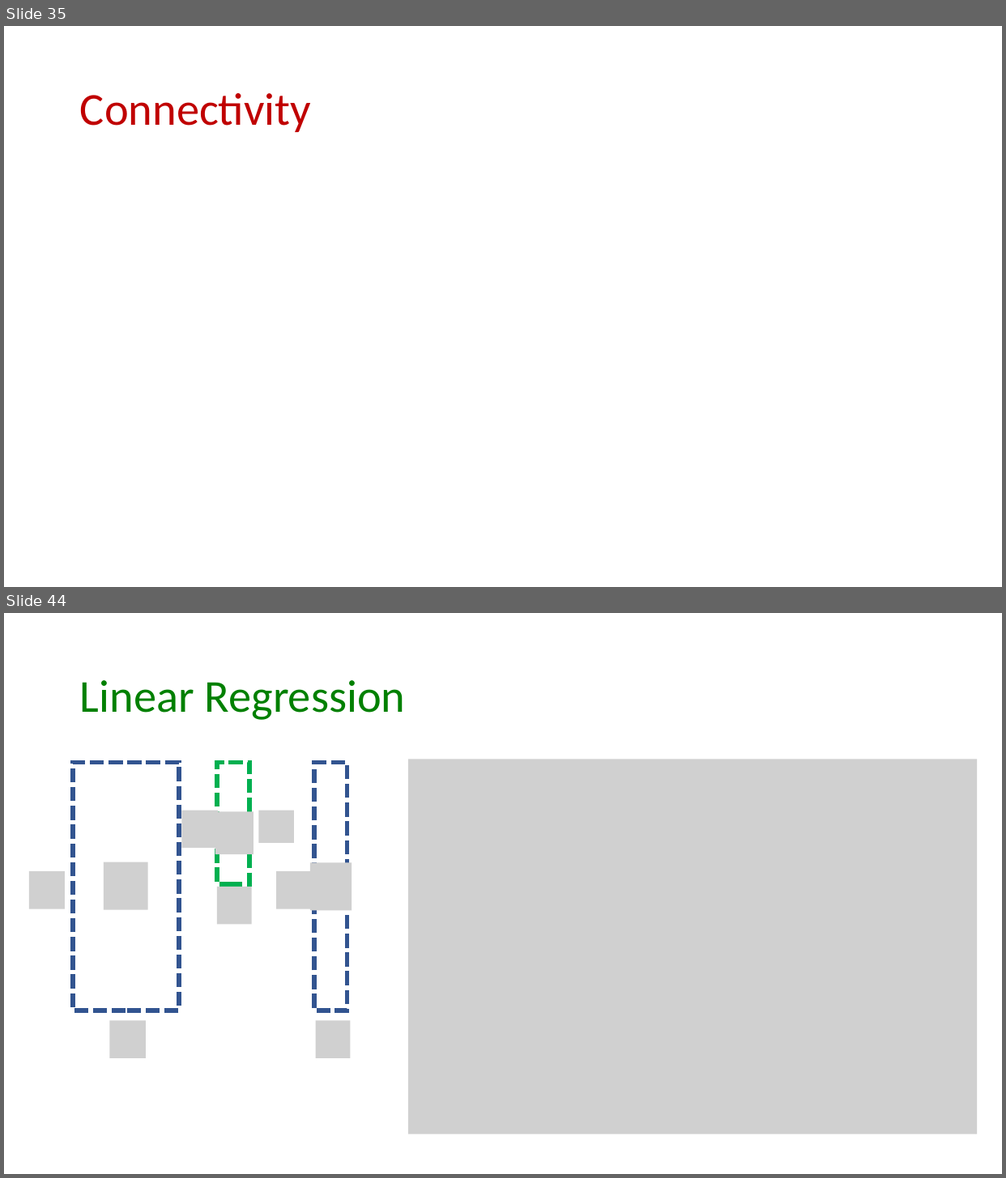
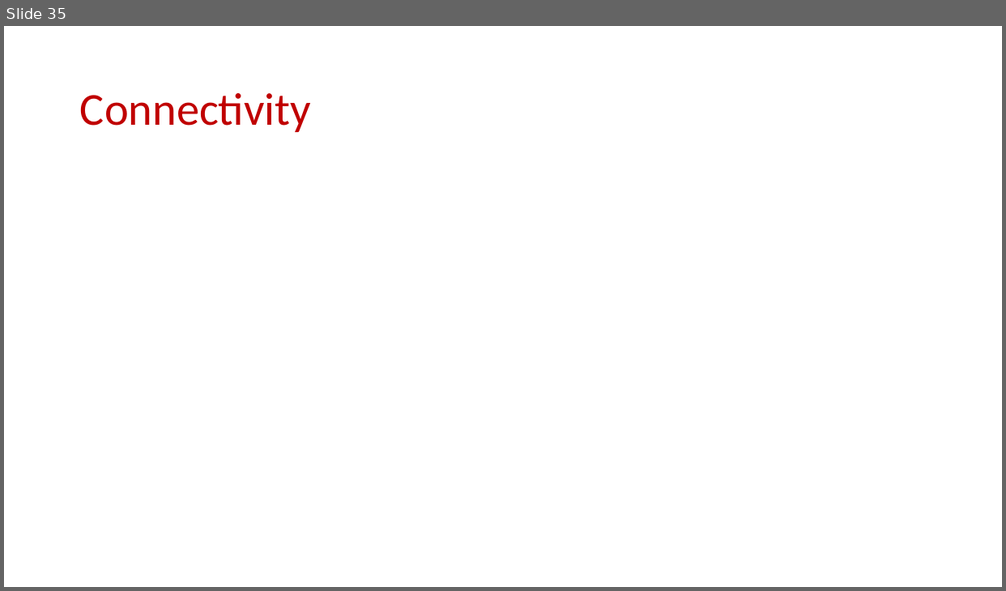
Before and after one commit to samsonzhou/samsonzhou.github.io, a slide deck: CSCE689-23/L20.pptx. Shown one above the other, each under a label of ours: slides 35 and 44 before the commit, slide 35 after it; the slides between them are not shown. The pictures are 1006x1178 and 1006x591 pixels, drawn with LibreOffice and Linux fonts; fonts in the diff are those of the drawing; grey boxes stand for pictures. Boxes give left, top, right and bottom in pixels: in the first picture for what was removed or moved away, otherwise in the second. Text is boxed around its words. In the diff, an @@ line names an element or a change of style, - is before the commit and + after.

```diff
--- a/CSCE689-23/L20.pptx
+++ b/CSCE689-23/L20.pptx
@@ slide 44 removed at [4,613,1002,1174], background #FFFFFF @@
@@ title removed at [80,680,406,720] @@
-Linear Regression
@@ rectangle removed at [73,763,179,1012] @@
@@ rectangle removed at [216,763,249,884] @@
@@ rectangle removed at [315,763,347,1012] @@
@@ picture removed at [408,759,978,1134] @@
@@ picture removed at [182,811,218,848] @@
@@ picture removed at [215,811,253,854] @@
@@ picture removed at [258,811,294,844] @@
@@ picture removed at [28,871,65,909] @@
@@ picture removed at [104,862,147,910] @@
@@ picture removed at [276,871,313,909] @@
@@ picture removed at [310,863,352,911] @@
@@ picture removed at [216,887,251,924] @@
@@ picture removed at [109,1021,146,1059] @@
@@ picture removed at [315,1021,350,1059] @@
```
Also in this commit, not shown: 35 other slides removed, 3 other files.
